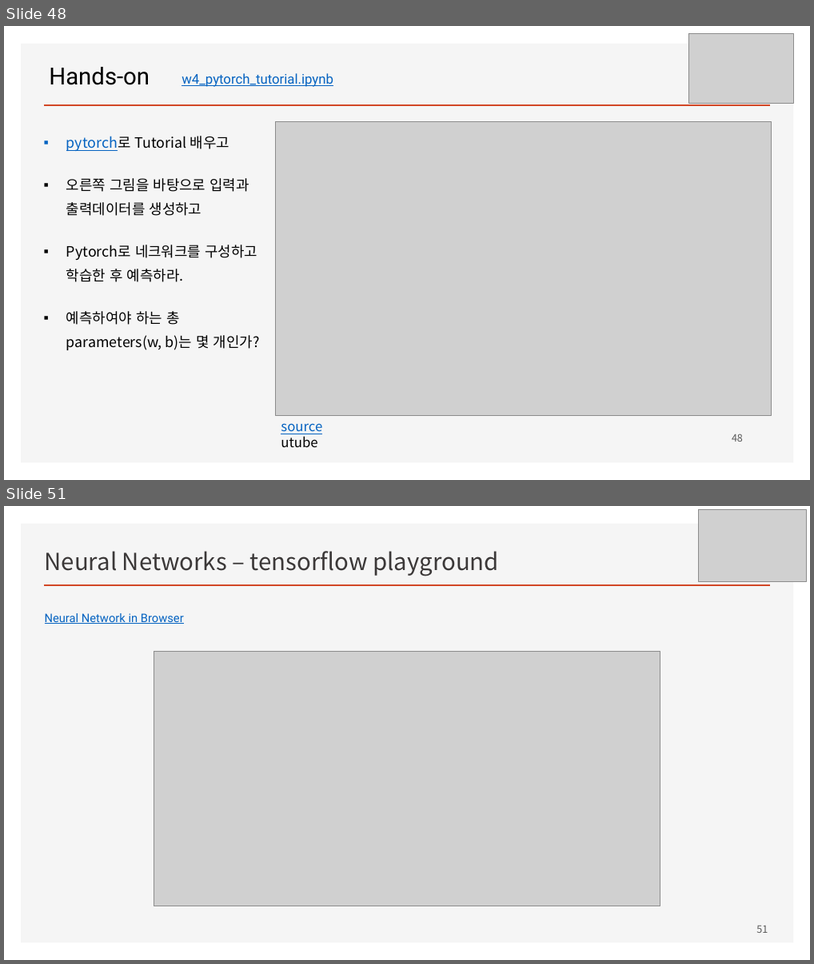
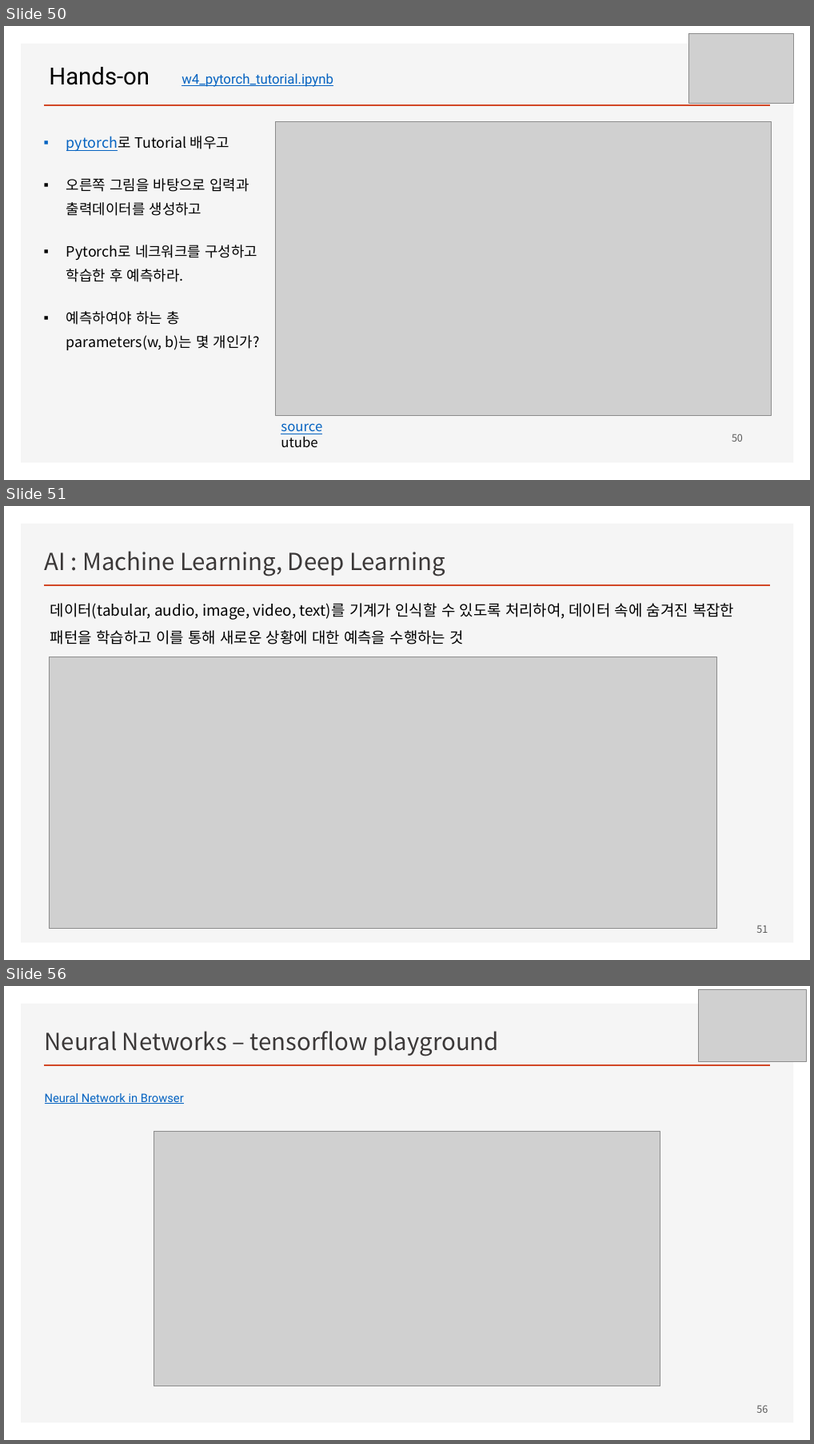
Before and after one commit to ancestor9/mathematics-for-machine-learning, a slide deck: Linear_Algebra/w4_Perceptron_Regression.pptx. Shown one above the other, each under a label of ours: slides 48 and 51 before the commit, slides 50, 51 and 56 after it; the slides between them are not shown. The pictures are 814x964 and 814x1444 pixels, drawn with LibreOffice and Linux fonts; fonts in the diff are those of the drawing; grey boxes stand for pictures; background and template pictures are left out. Boxes give left, top, right and bottom in pixels: in the first picture for what was removed or moved away, otherwise in the second. Text is boxed around its words. In the diff, an @@ line names an element or a change of style, - is before the commit and + after.

```diff
--- a/Linear_Algebra/w4_Perceptron_Regression.pptx
+++ b/Linear_Algebra/w4_Perceptron_Regression.pptx
@@ slide 51 added at box(4, 506, 810, 960), background #FFFFFF; not listed: 2 template elements that a slide beside it also shows @@
@@ title added at box(45, 551, 446, 576), 28 pt, text #3B3838 @@
+AI : Machine Learning, Deep Learning
@@ text added at box(50, 603, 734, 644), 18 pt, text #000000 @@
+데이터(tabular, audio, image, video, text)를 기계가 인식할 수 있도록 처리하여, 데이터 속에 숨겨진 복잡한 패턴을 학습하고 이를 통해 새로운 상황에 대한 예측을 수행하는 것
@@ picture added at box(50, 656, 718, 928) @@
@@ page number added at box(757, 925, 768, 932), 12 pt, text #595959 @@
+51
@@ what was slide 48 is now slide 50 @@
@@ page number at box(732, 433, 743, 441): text changed @@
-48
+50
@@ what was slide 51 is now slide 56 @@
@@ page number at box(757, 1404, 768, 1412): text changed @@
-51
+56
```
Also in this commit, not shown: 4 slides changed, 8 other slides added.
